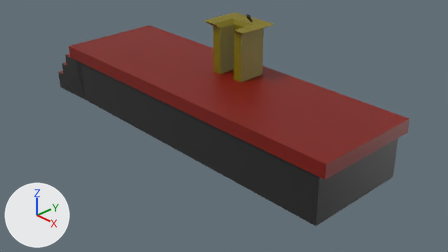
A saved change to the Blender file graphics/3d/speaker_booth/speaker_booth.blend.
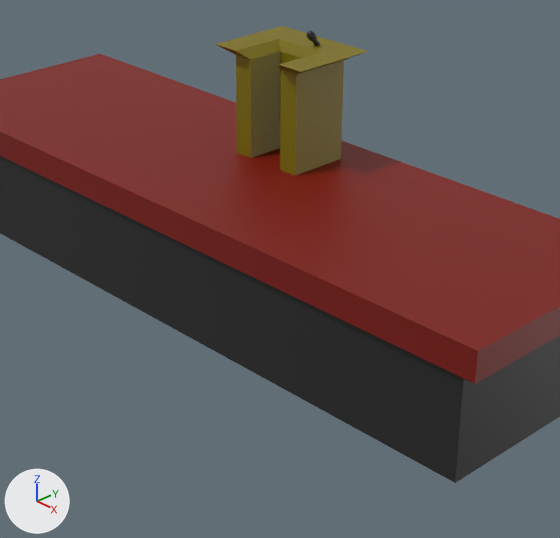
Each version is shown from the file's camera 'Camera', then close up on the part from 23% to 81% of the width and 0% to 100% of the height. Arrows for +X, +Y and +Z are at lower left; the lights stay in place.

The scene before the commit, as lines of its bpy script (objects in view):
```python
me_cube = bpy.data.meshes.new('Cube')
me_cube.from_pydata(...)  # 48 vertices, 48 faces; spans x -3.89..3.11, y -1.0..1.0, z -0.22..0.85
# faces by material slot: [33, 15]
me_cube.materials.append(mat_black)  # black #252525
me_cube.materials.append(mat_material)  # dark red #7c0f00
me_cube_001 = bpy.data.meshes.new('Cube.001')
me_cube_001.from_pydata(...)  # 193 vertices, 193 faces; spans x 0.089..0.157, y 0.429..0.606, z 1.738..1.943
me_cube_001.materials.append(mat_black)  # black #252525
me_cube_002 = bpy.data.meshes.new('Cube.002')
me_cube_002.from_pydata(...)  # 48 vertices, 37 faces; spans x -0.492..0.492, y 0.062..0.821, z 0.845..1.766
me_cube_002.materials.append(mat_wood)  # yellow #7e7100
ob_cube = bpy.data.objects.new('Cube', me_cube)
ob_cube.location = (0.031, -0.107, 0.041)
ob_cube_001 = bpy.data.objects.new('Cube.001', me_cube_001)
ob_cube_001.location = (0.0, 0.0, 0.0)
ob_cube_002 = bpy.data.objects.new('Cube.002', me_cube_002)
ob_cube_002.location = (0.031, -0.107, 0.041)
```
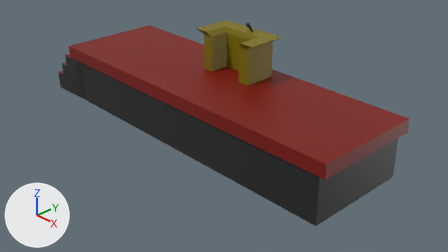
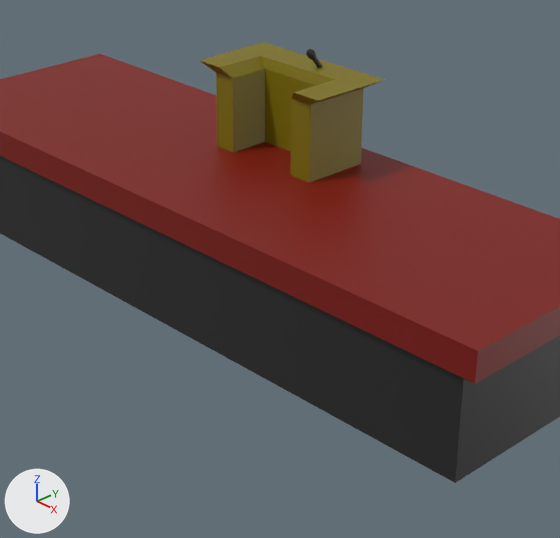
Boxes [x1, y1, x2, y2] around the edits, measured in the close-ups (560 x 538 px):
'Cube.002', reshaped, moved
    before: [216, 26, 368, 176]
    after: [199, 42, 384, 183]
'Cube.001', moved
    before: [307, 31, 320, 46]
    after: [306, 49, 323, 67]

The change, as a diff of the scene's bpy script:
```diff
--- a/graphics/3d/speaker_booth/speaker_booth.blend.py
+++ b/graphics/3d/speaker_booth/speaker_booth.blend.py
@@ me_cube_002 @@
 # used by ob_cube_002; location = (0.031, -0.107, 0.041)
-me_cube_002.from_pydata(...)  # 48 vertices, 37 faces; spans x -0.492..0.492, y 0.062..0.821, z 0.845..1.766
+me_cube_002.from_pydata(...)  # 48 vertices, 37 faces; spans x -0.716..0.683, y 0.074..0.814, z 0.714..1.729
+# me_cube_002 part 1: 48 of 48 vertices moved; they spanned x -0.492..0.492, y 0.062..0.821, z 0.845..1.766 and now span x -0.716..0.683, y 0.074..0.814, z 0.714..1.729; mean shift (-0.025, 0.0, -0.078); largest move (-0.346, 0.692, 0.845) -> (-0.577, 0.727, 0.714)
 me_cube_002.materials.append(mat_wood)
@@ ob_cube_001 @@
 ob_cube_001 = bpy.data.objects.new('Cube.001', me_cube_001)
-ob_cube_001.location = (0.0, 0.0, 0.0)
+ob_cube_001.location = (0.0, 0.0, -0.151)
@@ ob_cube_002 @@
 ob_cube_002 = bpy.data.objects.new('Cube.002', me_cube_002)
-ob_cube_002.location = (0.031, -0.107, 0.041)
+ob_cube_002.location = (0.031, -0.107, -0.11)
```
